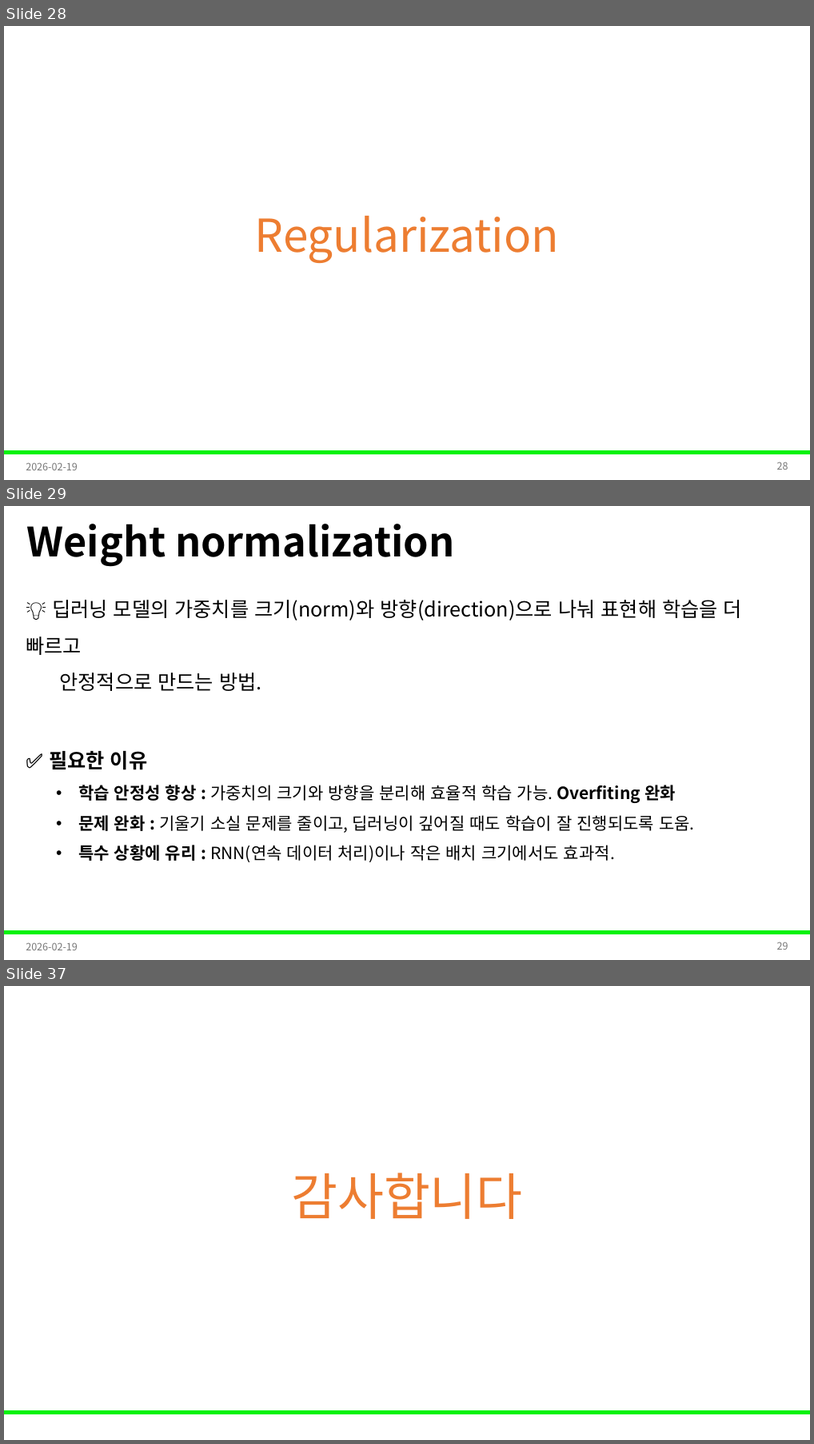
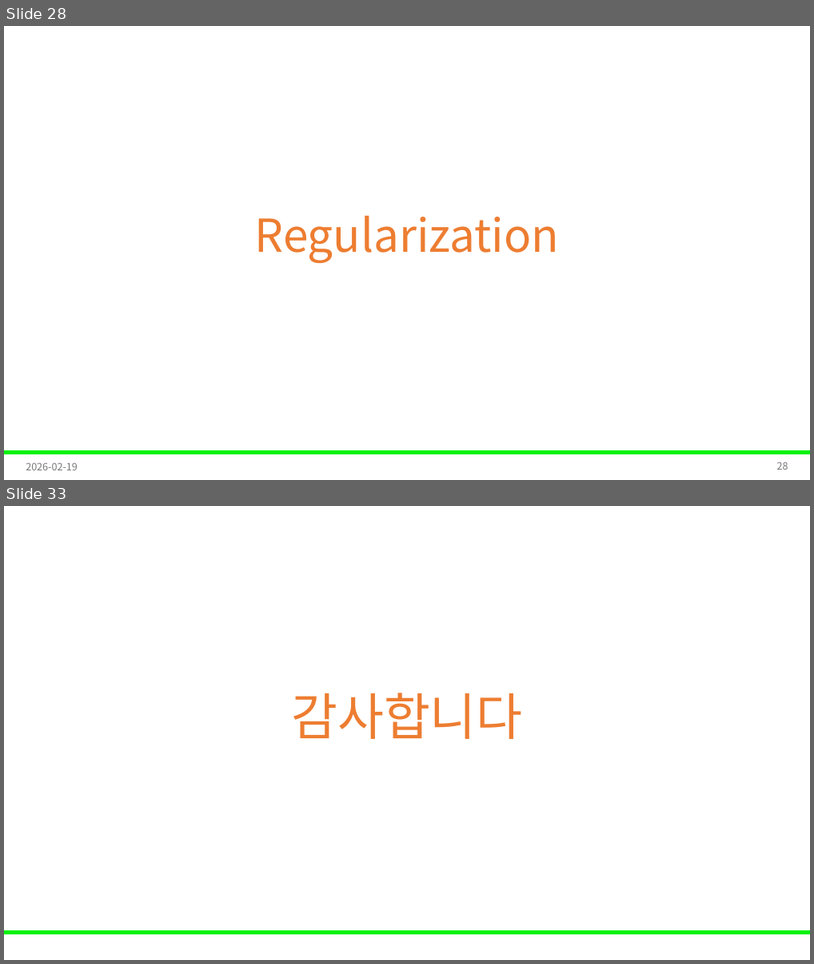
Before and after one commit to Leader-Lesson/KDT_RE_5th, a slide deck: material/5_AI/11_딥러닝 학습 안정화 전략.pptx. Shown one above the other, each under a label of ours: slides 28, 29 and 37 before the commit, slides 28 and 33 after it; the slides between them are not shown. The pictures are 814x1444 and 814x964 pixels, drawn with LibreOffice and Linux fonts; fonts in the diff are those of the drawing; background and template pictures are left out. Boxes give left, top, right and bottom in pixels: in the first picture for what was removed or moved away, otherwise in the second. Text is boxed around its words. In the diff, an @@ line names an element or a change of style, - is before the commit and + after.

```diff
--- a/material/5_AI/11_딥러닝 학습 안정화 전략.pptx
+++ b/material/5_AI/11_딥러닝 학습 안정화 전략.pptx
@@ slide 29 removed at [4,506,810,960], background #FFFFFF; not listed: 1 template element that a slide beside it also shows @@
@@ title removed at [26,524,454,567] @@
-Weight normalization
@@ text removed at [26,600,742,862] @@
-💡 딥러닝 모델의 가중치를 크기(norm)와 방향(direction)으로 나눠 표현해 학습을 더 빠르고
-안정적으로 만드는 방법.
-✅ 필요한 이유
-  • 학습 안정성 향상 : 가중치의 크기와 방향을 분리해 효율적 학습 가능. Overfiting 완화
-  • 문제 완화 : 기울기 소실 문제를 줄이고, 딥러닝이 깊어질 때도 학습이 잘 진행되도록 도움.
-  • 특수 상황에 유리 : RNN(연속 데이터 처리)이나 작은 배치 크기에서도 효과적.
@@ text removed at [26,942,78,950] @@
-2026-02-19
@@ page number removed at [778,941,789,949] @@
-29
@@ what was slide 37 is now slide 33 @@
```
Also in this commit, not shown: 10 slides changed, 1 slide added, 4 other slides removed, 8 other files.
